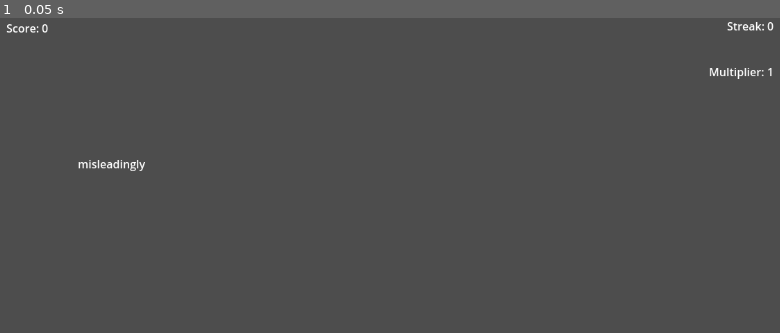
Above: before the commit, frame 1.
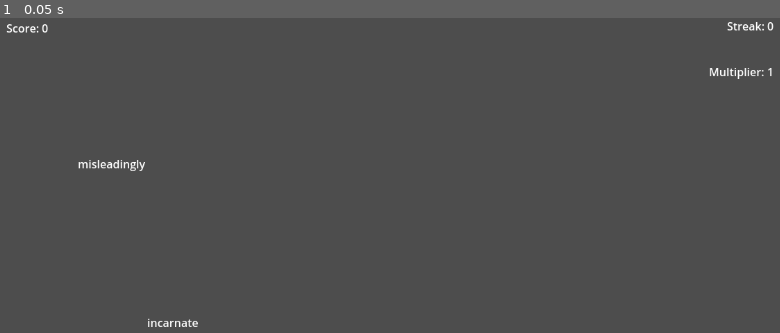
Above: after the commit, the same moment.

Repository: emilabraham/SimpleType
Game: Godot game, scene res://main.tscn
Two runs of this game, one before a commit and one after it. Both use one fixed random seed, a clock stepped at 60 frames per second and the inputs below.
Inputs:
- Up to frame 1 (0.05 s): no input

The runs differ from the first frame. In frame 1, less than 0.1% of the frame differs, in the area x 18-26%, y 95-99%.

Commit message:
only focus on one at a time

Diff:
--- a/main.gd
+++ b/main.gd
@@ -6,6 +6,7 @@
 # Called when the node enters the scene tree for the first time.
 func _ready():
 	load_dictionary()
+	spawn_word()
 	spawn_word()
 
 # Called every frame. 'delta' is the elapsed time since the previous frame.
--- a/main.tscn
+++ b/main.tscn
@@ -3,7 +3,7 @@
 [ext_resource type="Script" path="res://main.gd" id="1_qnr2i"]
 [ext_resource type="PackedScene" uid="uid://d042jju7p3wxg" path="res://hud.tscn" id="3_at8w2"]
 
-[node name="Main" type="Node" groups=["enemies"]]
+[node name="Main" type="Node"]
 script = ExtResource("1_qnr2i")
 
 [node name="HUD" parent="." instance=ExtResource("3_at8w2")]
--- a/text.gd
+++ b/text.gd
@@ -20,17 +20,29 @@
 	pass
 
 func contains_and_emit(key_label):
+	# TODO: Bug here where we are always breaking the streak
+	# TODO: I think we should check if it is focused text as the first thing
 	if text.substr(0, 1).to_lower().contains(key_label):
-		if text.length() == original_text_length:
+		if should_focus(text):
 			set_focus(true)
-		update_text()
-		update_score.emit()
+		if is_focused:
+			update_text()
+			update_score.emit()
 	else:
 		break_streak.emit()
 
 func set_word(word):
 	text = word
 	original_text_length = text.length()
+
+func should_focus(t):
+	var is_first_character = t.length() == original_text_length
+	var enemies = get_tree().get_nodes_in_group("enemies")
+	var no_other_focus = true
+	for enemy in enemies:
+		if enemy.is_focused:
+			no_other_focus = false
+	return is_first_character && no_other_focus
 
 func update_text():
 	text = text.substr(1, text.length() + 1)
--- a/text.tscn
+++ b/text.tscn
@@ -2,7 +2,7 @@
 
 [ext_resource type="Script" path="res://text.gd" id="1_8i3pc"]
 
-[node name="Text" type="Label"]
+[node name="Text" type="Label" groups=["enemies"]]
 offset_right = 40.0
 offset_bottom = 23.0
 script = ExtResource("1_8i3pc")
